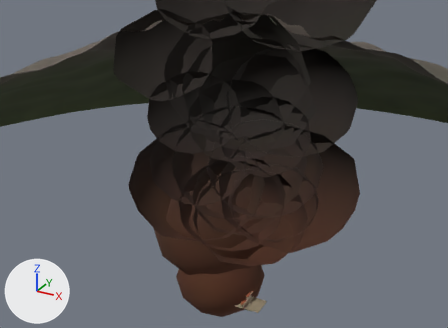
Two versions of the glTF model public/assets/pompeii-kit.glb, one commit apart.
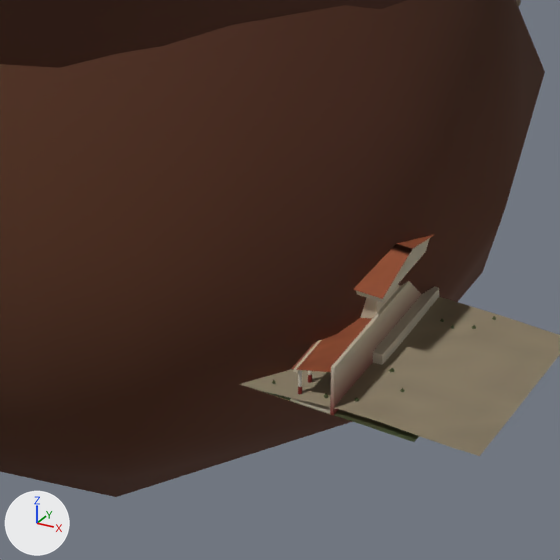
The first picture shows the older version from a camera (50 mm lens) standing at (347.0, -667.0, 532.0) and looking at (-46.0, 47.0, 175.0). The close-ups show the older and then the newer version on the part from 47% to 59% of the width and 82% to 99% of the height of that picture. Only the edits that show in the close-ups are written down. Lighting does not change. The marker at lower left points along +X, +Y and +Z. Everything nearer to the camera than a plane just in front of the edit is cut away. Where no turn or scale is listed for an object, it has been applied to the vertices.

The first close-up shows 'Beach_Sand_30m_stone', 'Country_Ground_30m_plaster', 'EruptionColumn_cloth', 'Forum_Temple_stone', 'Forum_Temple_terracotta', 'Palaestra_Portico_30m_plaster', 'Palaestra_Portico_30m_stone', 'Palaestra_Portico_30m_terracotta' and 2 more.
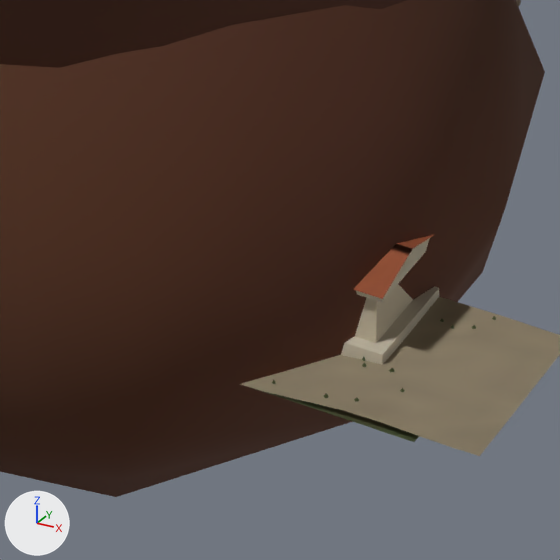
Not visible in the close-ups: 'Palaestra_Portico_30m_wood'.

Boxes (x1, y1, x2, y2) around the edits, measured in the close-ups (560 x 560 px):
'Palaestra_Portico_30m_plaster', deleted (brown)
    before: (294, 281, 422, 415)
'Palaestra_Portico_30m_terracotta', deleted (brown)
    before: (292, 318, 372, 372)
'Palaestra_Portico_30m_stone', deleted
    before: (290, 398, 330, 414)
'Forum_Temple_plaster', unchanged, uncovered by the edit
    before: (361, 284, 400, 318)
    after: (355, 284, 413, 343)

Patch to the scene script:
```diff
--- a/public/assets/pompeii-kit.glb.py
+++ b/public/assets/pompeii-kit.glb.py
@@ ob_palaestra_portico_30m_stone @@
-ob_palaestra_portico_30m_stone = bpy.data.objects.new('Palaestra_Portico_30m_stone', me_mesh_89)
-ob_palaestra_portico_30m_stone.location = (23.9, -15.0, 0.2)
@@ ob_palaestra_portico_30m_plaster @@
-ob_palaestra_portico_30m_plaster = bpy.data.objects.new('Palaestra_Portico_30m_plaster', me_mesh_90)
-ob_palaestra_portico_30m_plaster.location = (24.3, -15.0, 4.0)
@@ ob_palaestra_portico_30m_terracotta @@
-ob_palaestra_portico_30m_terracotta = bpy.data.objects.new('Palaestra_Portico_30m_terracotta', me_mesh_91)
-ob_palaestra_portico_30m_terracotta.location = (24.0, -15.0, 6.3)
@@ ob_palaestra_portico_30m_wood @@
-ob_palaestra_portico_30m_wood = bpy.data.objects.new('Palaestra_Portico_30m_wood', me_mesh_92)
-ob_palaestra_portico_30m_wood.location = (24.0, -15.0, 6.3)
```
